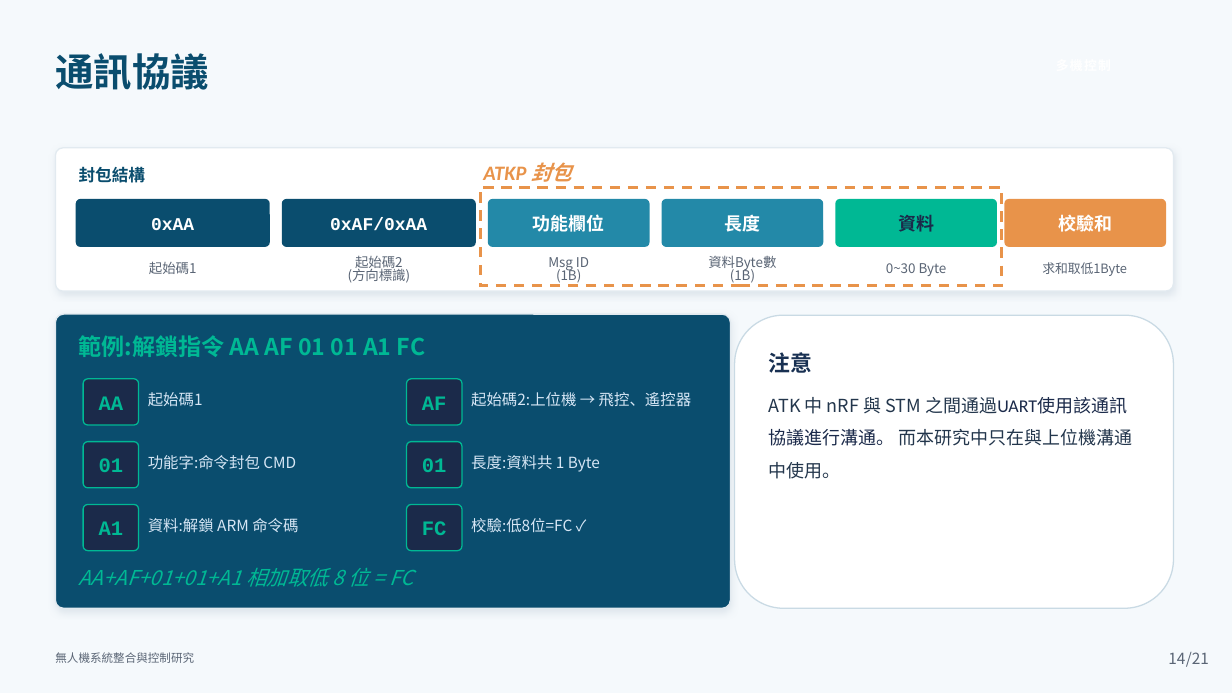
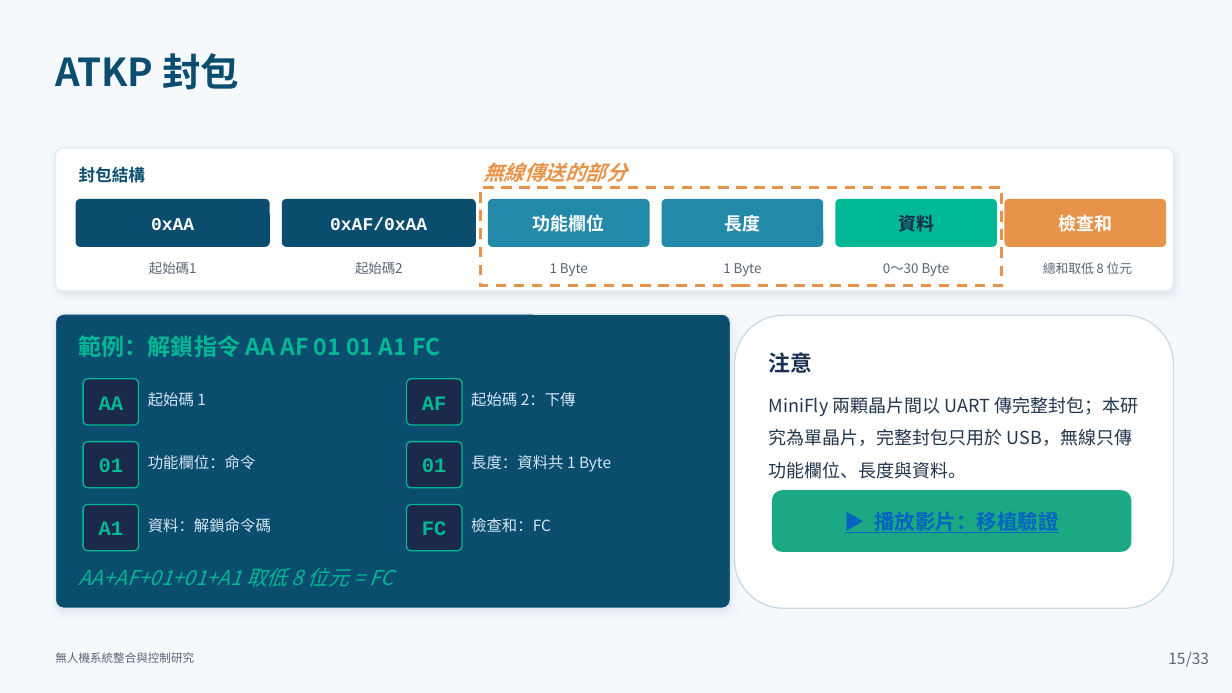
Before and after one commit to lingken1028/-, a slide deck: slide 15 of 無人機系統整合與控制研究_口試簡報 (2).pptx (slide 14 before the commit). Drawn at 1232x693 pixels with LibreOffice and Linux fonts; fonts in the diff are those of the drawing. Boxes give left, top, right and bottom in pixels: in the first picture for what was removed or moved away, otherwise in the second. Text is boxed around its words. In the diff, an @@ line names an element or a change of style, - is before the commit and + after.

```diff
--- a/無人機系統整合與控制研究_口試簡報 (2).pptx
+++ b/無人機系統整合與控制研究_口試簡報 (2).pptx
@@ text at box(55, 53, 239, 90): text changed @@
-通訊協議
+ATKP 封包
@@ text at box(483, 162, 626, 182): text changed @@
-ATKP 封包
+無線傳送的部分
@@ text at box(1058, 215, 1112, 232): text changed @@
-校驗和
+檢查和
@@ text at box(348, 266, 411, 283): paragraph removed @@
-(方向標識)
@@ text at box(550, 263, 588, 276): text changed @@
-Msg ID
-(1B)
+1 Byte
@@ text at box(723, 263, 762, 276): text changed @@
-資料Byte數
-(1B)
+1 Byte
@@ text at box(883, 263, 950, 276): text changed @@
-0~30 Byte
+0～30 Byte
@@ text at box(1043, 262, 1133, 274): text changed @@
-求和取低1Byte
+總和取低 8 位元
@@ text at box(79, 335, 440, 357): text changed @@
-範例:解鎖指令 AA AF 01 01 A1 FC
+範例：解鎖指令 AA AF 01 01 A1 FC
@@ text at box(148, 392, 206, 407): spaces changed @@
-起始碼1
+起始碼 1
@@ text at box(471, 392, 576, 407): text changed @@
-起始碼2:上位機 → 飛控、遙控器
+起始碼 2：下傳
@@ text at box(769, 397, 1138, 479): text changed @@
-ATK 中 nRF 與 STM 之間通過UART使用該通訊協議進行溝通。 而本研究中只在與上位機溝通中使用。
+MiniFly 兩顆晶片間以 UART 傳完整封包；本研究為單晶片，完整封包只用於 USB，無線只傳功能欄位、長度與資料。
@@ text at box(148, 455, 256, 470): text changed @@
-功能字:命令封包 CMD
+功能欄位：命令
@@ text at box(471, 455, 611, 472): text changed @@
-長度:資料共 1 Byte
+長度：資料共 1 Byte
@@ rounded rectangle added at box(773, 491, 1132, 553), fill #1BA984, 16 pt, text #0563C1, bold, underline @@
+▶ 播放影片：移植驗證
@@ text at box(148, 518, 271, 533): text changed @@
-資料:解鎖 ARM 命令碼
+資料：解鎖命令碼
@@ text at box(471, 518, 551, 532): text changed @@
-校驗:低8位=FC ✓
+檢查和：FC
@@ text at box(79, 568, 393, 587): text changed @@
-AA+AF+01+01+A1 相加取低 8 位 = FC
+AA+AF+01+01+A1 取低 8 位元 = FC
@@ page number at box(1168, 652, 1185, 664): text changed @@
-14
+15
@@ text at box(1186, 652, 1209, 667): text changed @@
-/21
+/33
```
Also in this commit, not shown: 23 other slides changed, 29 slides added, 18 slides removed.
